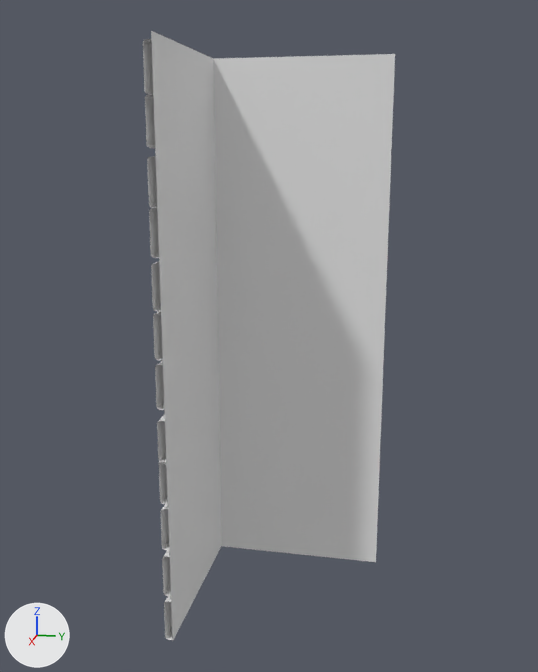
The FBX model Afterlife Gen 2/Assets/Art/Modular Kits/Mansion/Kit New/Wall_Corner_01.fbx as it was, and as the next commit left it.
Both versions are drawn from a 50 mm camera at (0.04, 1.31, 2.49) aimed at (-3.74, 0.55, 1.54). Lighting does not change. The marker at lower left points along +X, +Y and +Z.

Names of what the first picture shows: 'Wall_Corner_01'.
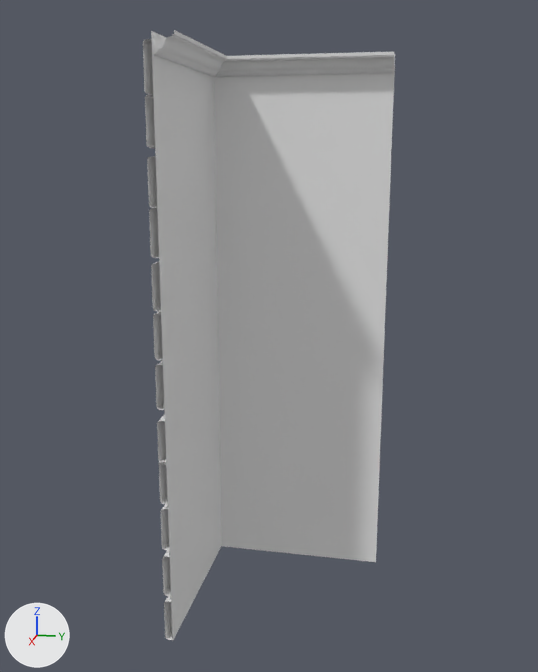
The change, as JSON lines over the scene's bpy script:
```json
{"op": "add", "block": "mat_beam", "code": ["mat_beam = principled_material('Beam')", "mat_beam.base_color = (0.8, 0.8, 0.8)  # white #e7e7e7"]}
{"block": "me_plane_016", "where": "# used by ob_wall_corner_01; location = (-4.275, 0.08, 0.0); rotation_euler = (-1.571, 0.0, 0.0), in degrees (-90, 0, 0); scale = (-0.499, -1.5, -1.0)"}
{"op": "remove", "block": "me_plane_016", "code": "me_plane_016.from_pydata(...)  # 402 vertices, 174 faces; spans x -2.12..0.0, y 0.0..2.0, z -1.06..0.0"}
{"op": "add", "block": "me_plane_016", "code": "me_plane_016.from_pydata(...)  # 444 vertices, 200 faces; spans x -2.12..0.0, y 0.0..2.0, z -1.06..0.0"}
{"block": "me_plane_016", "change": "me_plane_016 part 1: a new loose piece of 42 vertices spanning x -2.12..-0.12, y 1.94..2.0, z -1.06..-0.06, in mat_beam (white #e7e7e7)"}
{"block": "me_plane_016", "change": "me_plane_016 part 2: the surface is now shaded smooth"}
{"op": "add", "block": "me_plane_016", "code": "me_plane_016.materials.append(mat_beam)  # white #e7e7e7"}
```

What differs and where, as boxes [x1, y1, x2, y2] in the pictures (538 x 672 px):
```json
{"object": "Wall_Corner_01", "change": "reshaped", "before": [143, 31, 395, 640], "after": [143, 30, 395, 640]}
{"part": 1, "of": "me_plane_016", "change": "added", "after": [152, 30, 394, 77]}
```
